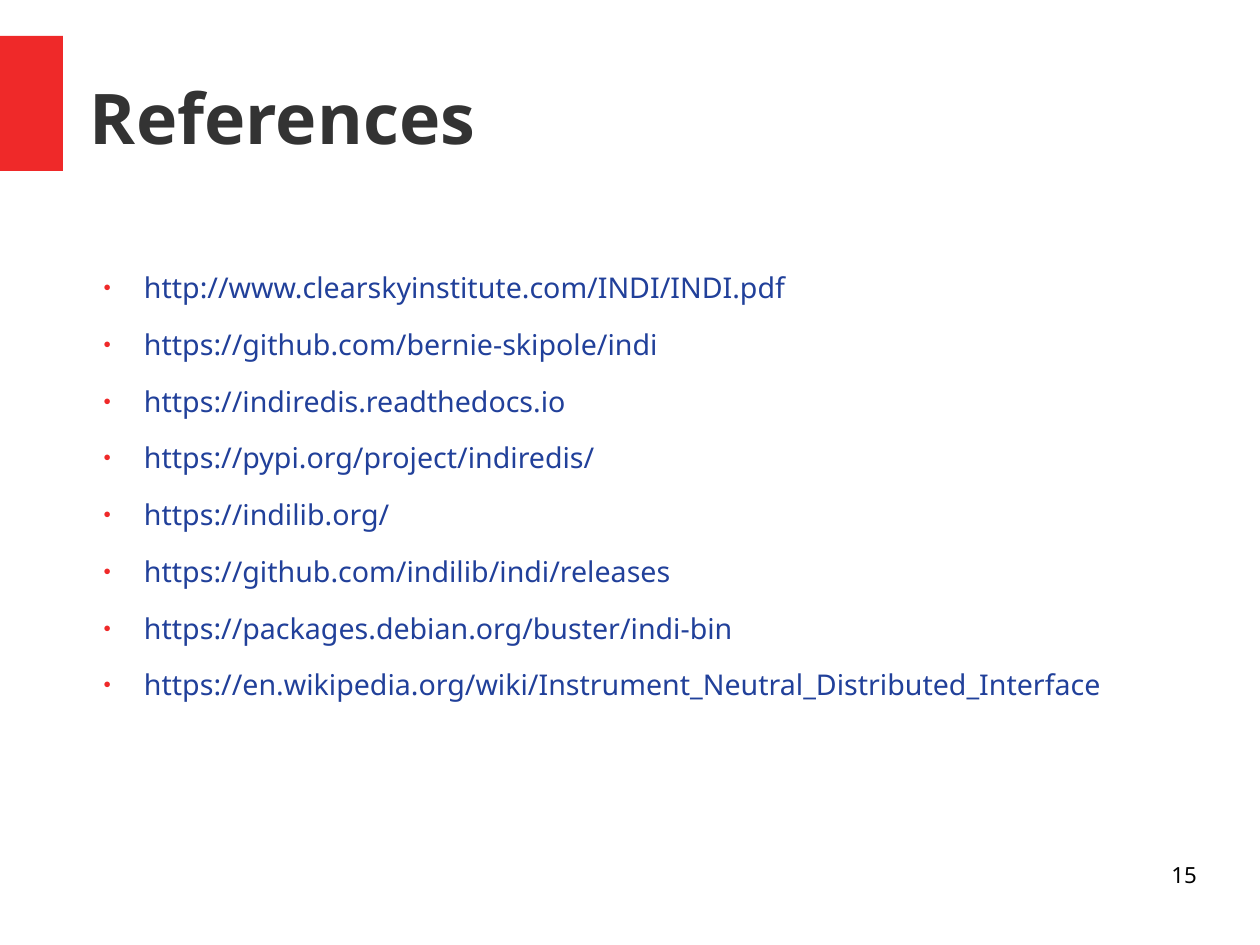
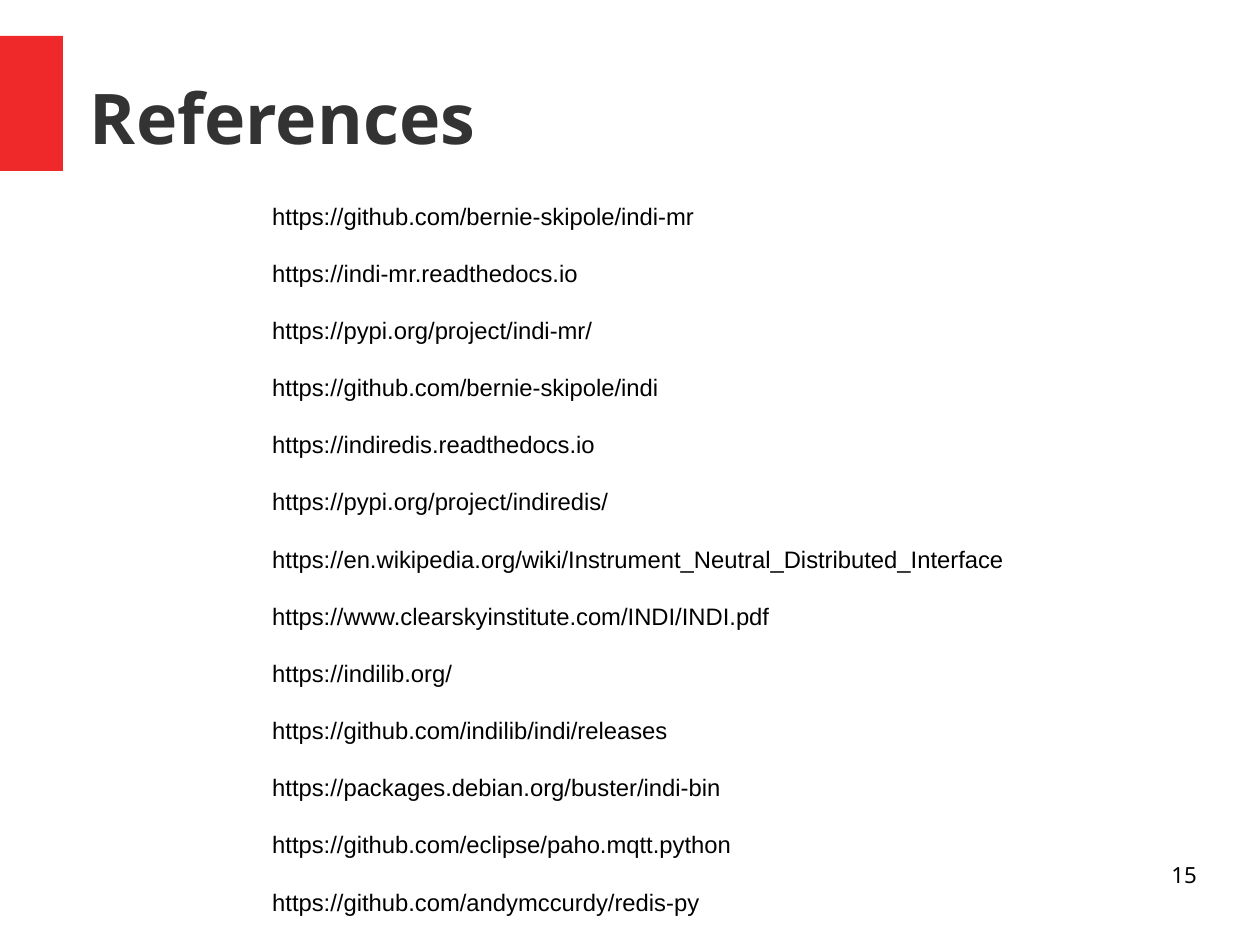
Before and after one commit to bernie-skipole/indi, a slide deck: slide 15 of indislides.odp. Drawn at 1260x945 pixels with LibreOffice and Linux fonts; fonts in the diff are those of the drawing. Boxes give left, top, right and bottom in pixels: in the first picture for what was removed or moved away, otherwise in the second. Text is boxed around its words. In the diff, an @@ line names an element or a change of style, - is before the commit and + after.

```diff
--- a/indislides.odp
+++ b/indislides.odp
@@ text added at box(272, 207, 1003, 858), 15 pt, text #000000 @@
+https://github.com/bernie-skipole/indi-mr
+https://indi-mr.readthedocs.io
+https://pypi.org/project/indi-mr/
+https://github.com/bernie-skipole/indi
+https://indiredis.readthedocs.io
+https://pypi.org/project/indiredis/
+https://en.wikipedia.org/wiki/Instrument_Neutral_Distributed_Interface
+https://www.clearskyinstitute.com/INDI/INDI.pdf
+https://indilib.org/
+https://github.com/indilib/indi/releases
+https://packages.debian.org/buster/indi-bin
+https://github.com/eclipse/paho.mqtt.python
+https://github.com/andymccurdy/redis-py
@@ text removed at box(144, 276, 1100, 702) @@
-● http://www.clearskyinstitute.com/INDI/INDI.pdf
-● https://github.com/bernie-skipole/indi
-● https://indiredis.readthedocs.io
-● https://pypi.org/project/indiredis/
-● https://indilib.org/
-● https://github.com/indilib/indi/releases
-● https://packages.debian.org/buster/indi-bin
-● https://en.wikipedia.org/wiki/Instrument_Neutral_Distributed_Interface
```
Also in this commit, not shown: 9 other slides changed, 9 other files.
